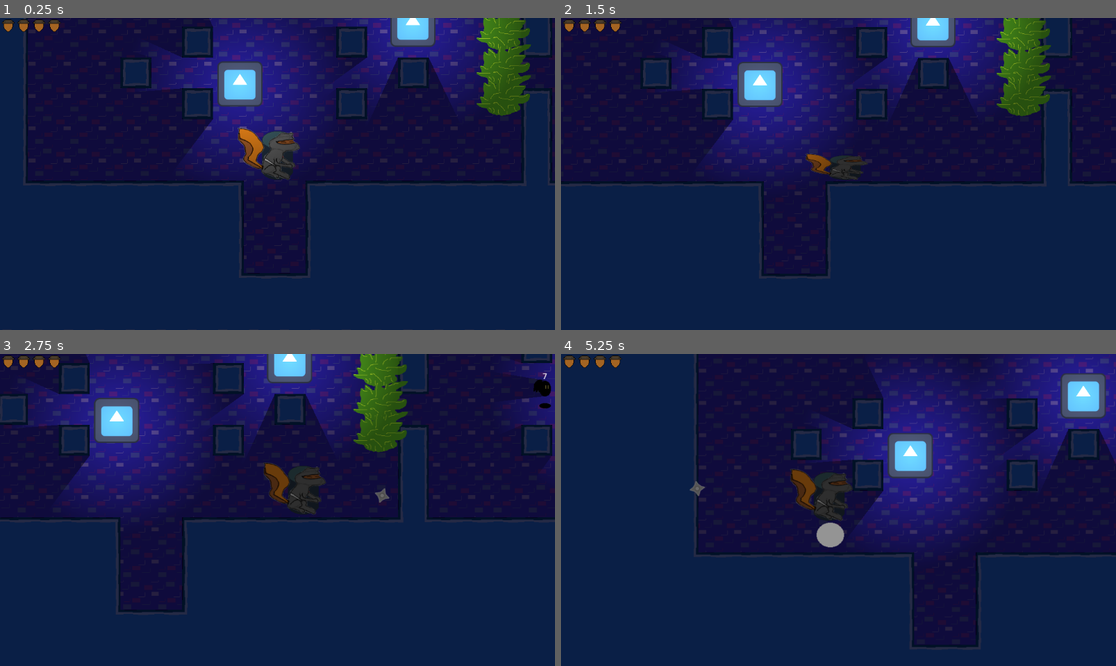
Above: before the commit, frames 1-4 (two rows, left to right).
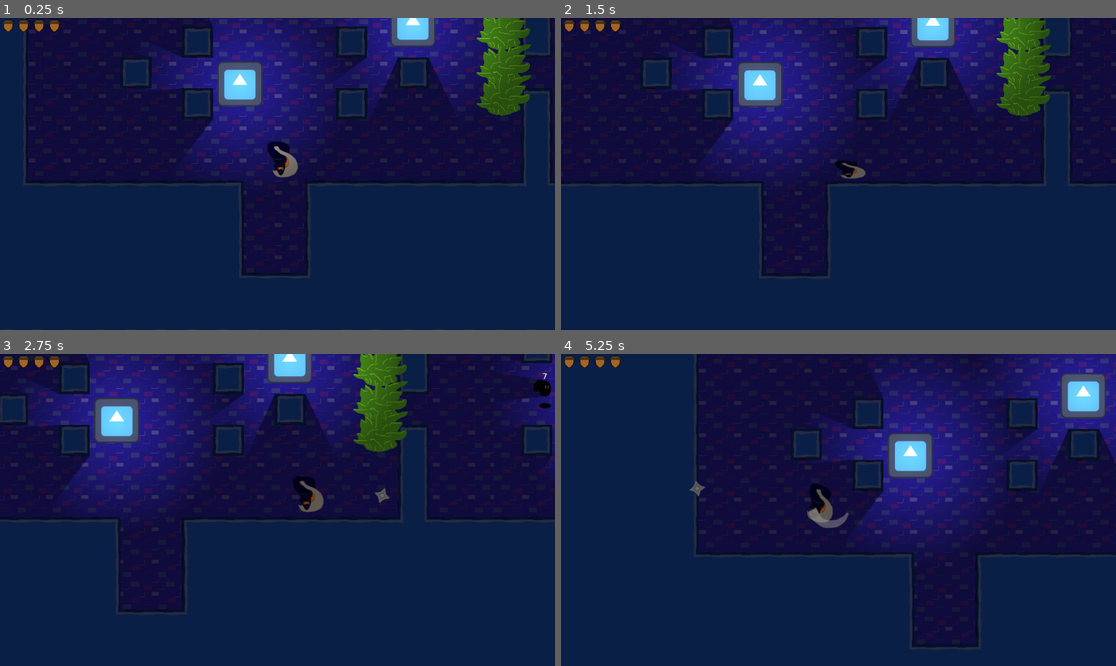
Above: after the commit, the same moments.

Repository: mdfewkes/NinjaSquirrelDungeon
Game: Godot game, scene res://world.tscn
The game is run twice, just before and just after one commit, with the same random seed, the same clock (stepped at 60 frames per second) and the same inputs. The engine's default icon, where the game draws it, is replaced by a stand-in: a white triangle on a blue panel in a dark square.
Inputs:
- Up to frame 1 (0.25 s): no input
- Up to frame 2 (1.5 s): tap Enter at 0.5 s; hold D (move_right) 0.53-1.28 s; tap K (action_1) at 0.6 s; hold S (move_down) from 1.28 s (still down); tap L (action_2) at 1.35 s
- Up to frame 3 (2.75 s): release S (move_down) at 2.03 s; hold D (move_right) from 2.03 s (still down); tap C (action_3) at 2.1 s
- Up to frame 4 (5.25 s): release D (move_right) at 2.78 s; hold W (move_up) 2.78-3.53 s; tap one key every 0.75 s from 2.85 s: K (action_1) L (action_2) C (action_3) K (action_1); hold A (move_left) 3.53-5.03 s; hold S (move_down) from 5.03 s (still down)

The runs differ from the first frame. In frame 1, 1.2% of the frame differs, in the area x 42-55%, y 35-52%; in frame 2, 0.6%; in frame 3, 1.1%; in frame 4, 1.6%, in the area x 41-53%, y 36-63%.

Commit message:
Added Main character art

Diff:
--- a/Player/player.tscn
+++ b/Player/player.tscn
@@ -1,7 +1,7 @@
 [gd_scene load_steps=59 format=3 uid="uid://cwkbh11twqgse"]
 
 [ext_resource type="Script" uid="uid://csd2ece2n6ytn" path="res://Player/player.gd" id="1_onrkg"]
-[ext_resource type="Texture2D" uid="uid://ppxamr2g7sb6" path="res://Player/player-temp-tileset-squirrel.png" id="2_gwnis"]
+[ext_resource type="Texture2D" uid="uid://dxmfyn4uanr2y" path="res://temp assets/main_character.png" id="2_gwnis"]
 [ext_resource type="Script" uid="uid://dtiynebo6fexe" path="res://code/HitBox.gd" id="3_btcbx"]
 [ext_resource type="Script" uid="uid://jrn1snxemt88" path="res://code/HurtBox.gd" id="4_gwnis"]
 
Binary file added: temp assets/main_character.png
Not shown, added: temp assets/main_character.png.import
Not shown, added: temp assets/main_character.xcf
